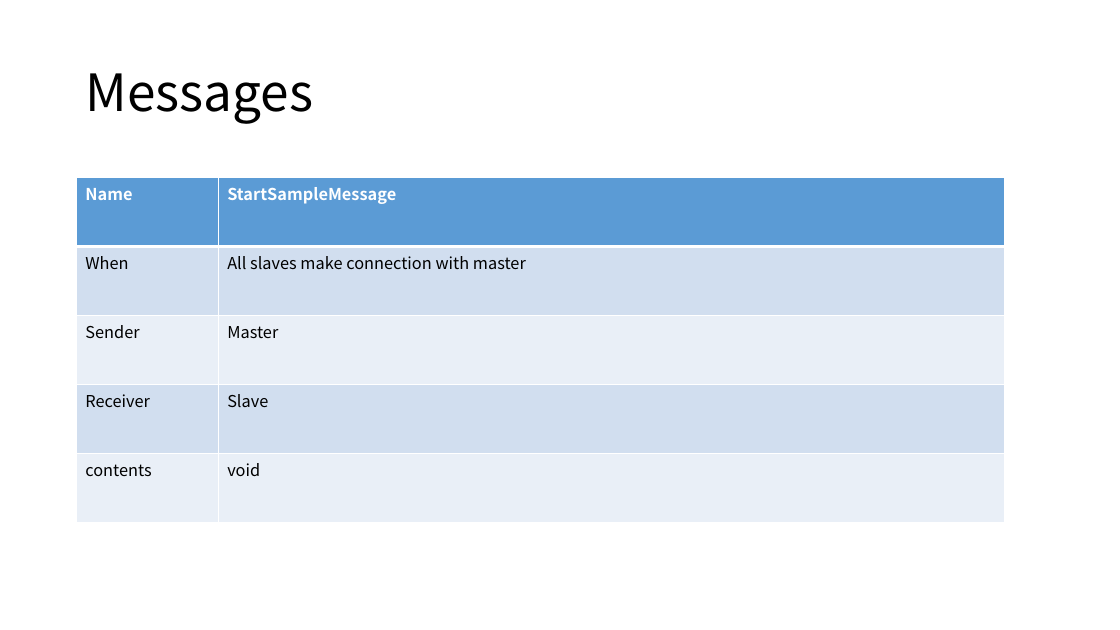
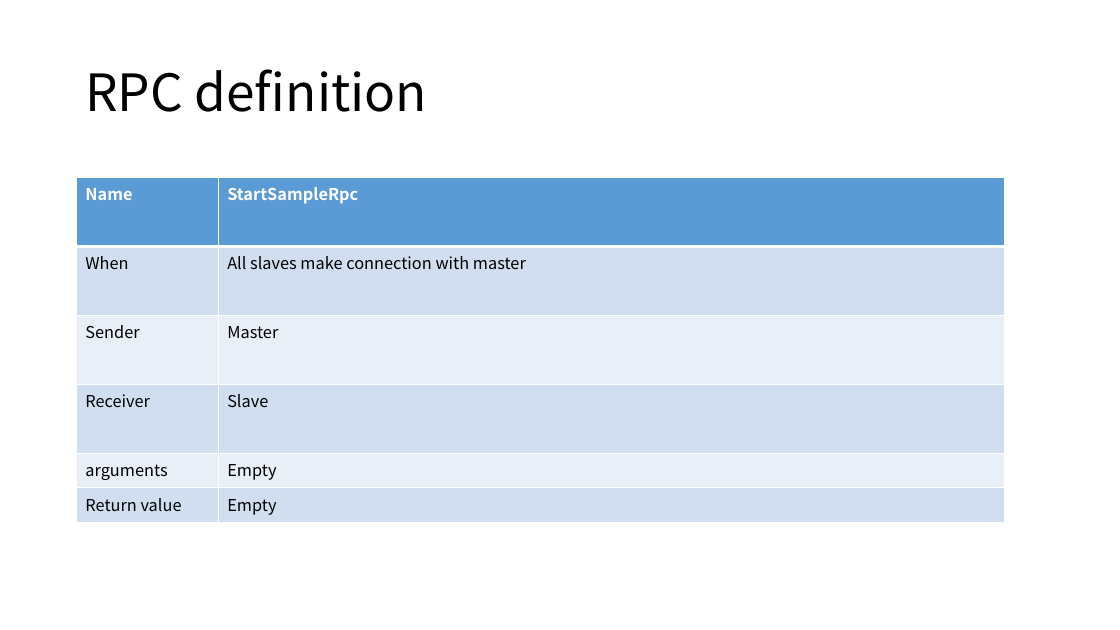
Before and after one commit to GNUp/cs434-doc, a slide deck: slide 12 of project-final.pptx (slide 11 before the commit). Drawn at 1120x630 pixels with LibreOffice and Linux fonts; fonts in the diff are those of the drawing. Boxes give left, top, right and bottom in pixels: in the first picture for what was removed or moved away, otherwise in the second. Text is boxed around its words. In the diff, an @@ line names an element or a change of style, - is before the commit and + after.

```diff
--- a/project-final.pptx
+++ b/project-final.pptx
@@ title at <box>85,69,427,112</box>: text changed @@
-Messages
+RPC definition
@@ table at <box>77,178,1006,523</box> @@
-row 1, column 2: StartSampleMessage
+row 1, column 2: StartSampleRpc
-row 5: contents | void
+row 5: arguments | Empty
+row 6: Return value | Empty
```
Also in this commit, not shown: 11 other slides changed, 20 slides added, 4 slides removed, 1 other file.
